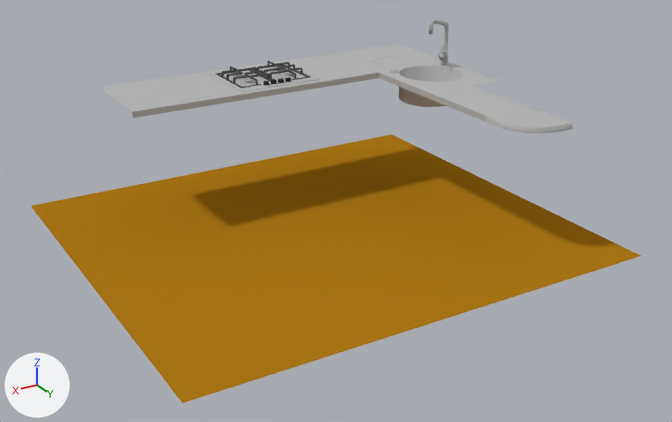
What one commit did to the Blender file vl.vlabs.com.ua/models/kitchen/src/kitchen.blend.
Both versions are drawn from a 50 mm lens placed at (2.51, 5.65, 2.56), pointed at (-0.31, 0.94, 0.21). Every picture has the same lights, and +X, +Y and +Z are marked at lower left.

The first picture shows 'floor', 'mainSurface', 'mainSurface.001'.
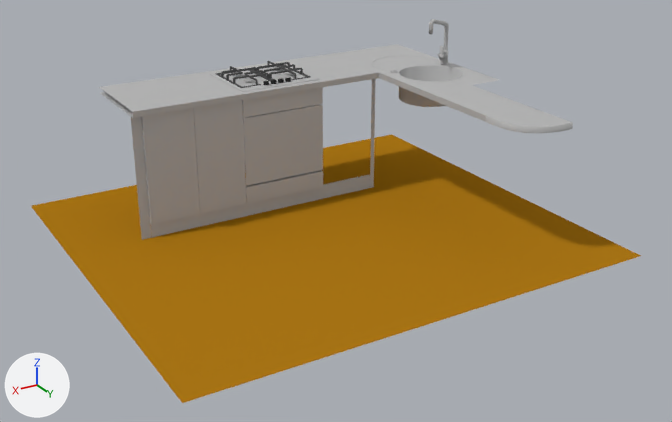
Commit message: kitchen 10% completed

Diff of the bpy script that builds the scene:
```diff
--- a/vl.vlabs.com.ua/models/kitchen/src/kitchen.blend.py
+++ b/vl.vlabs.com.ua/models/kitchen/src/kitchen.blend.py
@@ me_sphere_003 @@
+me_sphere_003.from_pydata([(0.83, 0.0, 0.1), (-0.87, 0.0, 0.1), (0.83, 0.0, 0.0), (-0.87, 0.0, 0.0), (0.9, 0.0, 0.83), (0.83, 0.0, 0.83), (0.9, 0.0, 0.0), (0.83, 0.0, 0.0), (-0.87, 0.0, 0.83), (-0.9, 0.0, 0.83), (-0.87, 0.0, 0.0), (-0.9, 0.0, 0.0), (0.83, -0.02, 0.1), (-0.86, -0.02, 0.1)], [], [(0, 2, 3, 1), (4, 6, 7, 5), (8, 10, 11, 9), (0, 1, 13, 12)])
+me_sphere_003.materials.append(mat_kitchenstovematerial)  # grey #b8b8b8
@@ me_sphere_005 @@
+me_sphere_005.from_pydata(...)  # a box spanning x -0.34..0.0, y 0.0..0.02, z -0.734..0.0
+me_sphere_005.materials.append(mat_kitchenstovematerial)  # grey #b8b8b8
@@ me_sphere_006 @@
+me_sphere_006.from_pydata(...)  # a box spanning x 0.0..0.34, y 0.0..0.02, z -0.734..0.0
+me_sphere_006.materials.append(mat_kitchenstovematerial)  # grey #b8b8b8
@@ me_sphere_007 @@
+me_sphere_007.from_pydata([(0.0, 0.0, 0.0), (-0.6, 0.0, 0.0), (0.0, 0.0, -0.12), (-0.6, 0.0, -0.12), (0.0, -0.045, 0.0), (-0.6, -0.045, 0.0), (0.0, -0.045, -0.12), (-0.6, -0.045, -0.12)], [], [(0, 2, 3, 1), (2, 0, 4, 6), (1, 3, 7, 5)])
+me_sphere_007.materials.append(mat_kitchenstovematerial)  # grey #b8b8b8
@@ me_sphere_008 @@
+me_sphere_008.from_pydata(...)  # 22 vertices, 12 faces; spans x -0.301..0.302, y 0.0..0.025, z -0.496..0.0
+me_sphere_008.materials.append(mat_kitchenstovematerial)  # grey #b8b8b8
@@ me_sphere_009 @@
+me_sphere_009.from_pydata(...)  # 36 vertices, 36 faces; spans x -0.3..0.3, y -0.04..0.005, z 0.0..0.475
+me_sphere_009.materials.append(mat_kitchenstovematerial)  # grey #b8b8b8
@@ me_sphere_011 @@
+me_sphere_011.from_pydata(...)  # a box spanning x -0.301..0.301, y -0.02..0.0, z -0.06..0.06
+me_sphere_011.materials.append(mat_kitchenstovematerial)  # grey #b8b8b8
@@ ob_mainsurface_003 @@
+ob_mainsurface_003 = bpy.data.objects.new('mainSurface.003', me_sphere_003)
+ob_mainsurface_003.location = (-0.135, 0.285, 0.0)
+_m = ob_mainsurface_003.modifiers.new('Decimate', 'DECIMATE')
@@ ob_mainsurface_004 @@
+ob_mainsurface_004 = bpy.data.objects.new('mainSurface.004', me_sphere_005)
+ob_mainsurface_004.location = (0.698, 0.285, 0.834)
+_m = ob_mainsurface_004.modifiers.new('Decimate', 'DECIMATE')
@@ ob_mainsurface_005 @@
+ob_mainsurface_005 = bpy.data.objects.new('mainSurface.005', me_sphere_006)
+ob_mainsurface_005.location = (0.016, 0.285, 0.834)
+_m = ob_mainsurface_005.modifiers.new('Decimate', 'DECIMATE')
@@ ob_mainsurface_006 @@
+ob_mainsurface_006 = bpy.data.objects.new('mainSurface.006', me_sphere_007)
+ob_mainsurface_006.location = (0.012, 0.305, 0.831)
+_m = ob_mainsurface_006.modifiers.new('Decimate', 'DECIMATE')
@@ ob_mainsurface_007 @@
+ob_mainsurface_007 = bpy.data.objects.new('mainSurface.007', me_sphere_008)
+ob_mainsurface_007.location = (-0.288, 0.274, 0.706)
+_m = ob_mainsurface_007.modifiers.new('Decimate', 'DECIMATE')
@@ ob_mainsurface_008 @@
+ob_mainsurface_008 = bpy.data.objects.new('mainSurface.008', me_sphere_009)
+ob_mainsurface_008.location = (-0.288, 0.3, 0.231)
+_m = ob_mainsurface_008.modifiers.new('Decimate', 'DECIMATE')
@@ ob_mainsurface_009 @@
+ob_mainsurface_009 = bpy.data.objects.new('mainSurface.009', me_sphere_011)
+ob_mainsurface_009.location = (-0.287, 0.305, 0.159)
+_m = ob_mainsurface_009.modifiers.new('Decimate', 'DECIMATE')
```

What differs and where, as boxes (x1, y1, x2, y2) in the pictures (672 x 422 px):
'mainSurface.004', added: after (141, 108, 200, 225)
'mainSurface.008', added: after (243, 105, 323, 185)
'mainSurface.005', added: after (193, 100, 247, 214)
'mainSurface.003', added: after (131, 79, 375, 240)
'mainSurface.006', added: after (242, 87, 323, 118)
'mainSurface.009', added: after (246, 170, 323, 204)
'mainSurface.007', added: after (243, 123, 321, 186)
